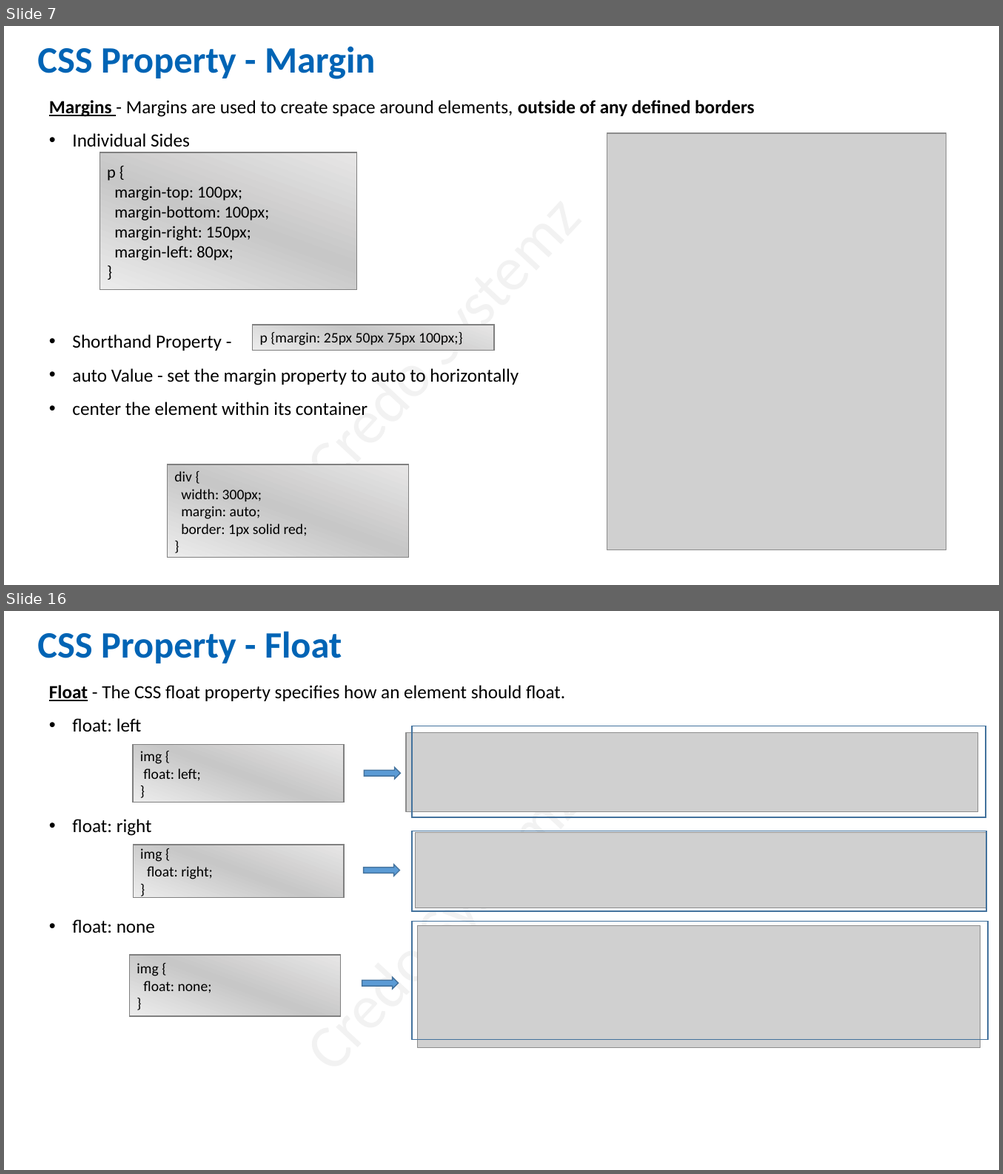
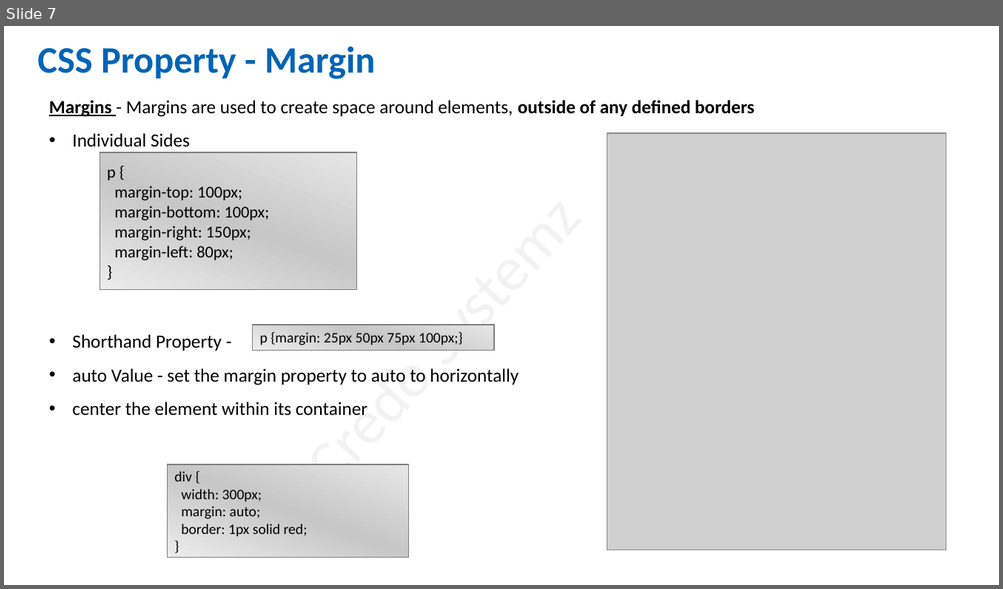
Before and after one commit to salman3009/newtownJuneBatch, a slide deck: June_Batch/2CSS/July-2022/04-07-22/CSS-BoxModal-Background-font-font-family-navigation-list.pptx. Shown one above the other, each under a label of ours: slides 7 and 16 before the commit, slide 7 after it; the slides between them are not shown. The pictures are 1003x1174 and 1003x589 pixels, drawn with LibreOffice and Linux fonts; fonts in the diff are those of the drawing; grey boxes stand for pictures. Boxes give left, top, right and bottom in pixels: in the first picture for what was removed or moved away, otherwise in the second. Text is boxed around its words. In the diff, an @@ line names an element or a change of style, - is before the commit and + after.

```diff
--- a/June_Batch/2CSS/July-2022/04-07-22/CSS-BoxModal-Background-font-font-family-navigation-list.pptx
+++ b/June_Batch/2CSS/July-2022/04-07-22/CSS-BoxModal-Background-font-font-family-navigation-list.pptx
@@ slide 16 removed at bbox=[4, 611, 999, 1170], background #FFFFFF; not listed: 1 template element that a slide beside it also shows @@
@@ text removed at bbox=[37, 631, 341, 664] @@
-CSS Property - Float
@@ text removed at bbox=[49, 685, 565, 934] @@
-Float - The CSS float property specifies how an element should float.
-• float: left
-• float: right
-• float: none
@@ picture removed at bbox=[406, 732, 978, 812] @@
@@ rectangle removed at bbox=[412, 726, 986, 817] @@
@@ rectangle removed at bbox=[133, 744, 344, 802] @@
-img {
-float: left;
-}
@@ right arrow removed at bbox=[364, 768, 401, 780] @@
@@ rectangle removed at bbox=[412, 831, 987, 911] @@
@@ picture removed at bbox=[415, 832, 987, 908] @@
@@ rectangle removed at bbox=[133, 845, 344, 897] @@
-img {
-float: right;
-}
@@ right arrow removed at bbox=[364, 865, 400, 877] @@
@@ rectangle removed at bbox=[412, 922, 988, 1040] @@
@@ picture removed at bbox=[418, 925, 980, 1048] @@
@@ rectangle removed at bbox=[129, 955, 341, 1016] @@
-img {
-float: none;
-}
@@ right arrow removed at bbox=[362, 977, 398, 989] @@
```
Also in this commit, not shown: 9 other slides removed, 25 other files.
